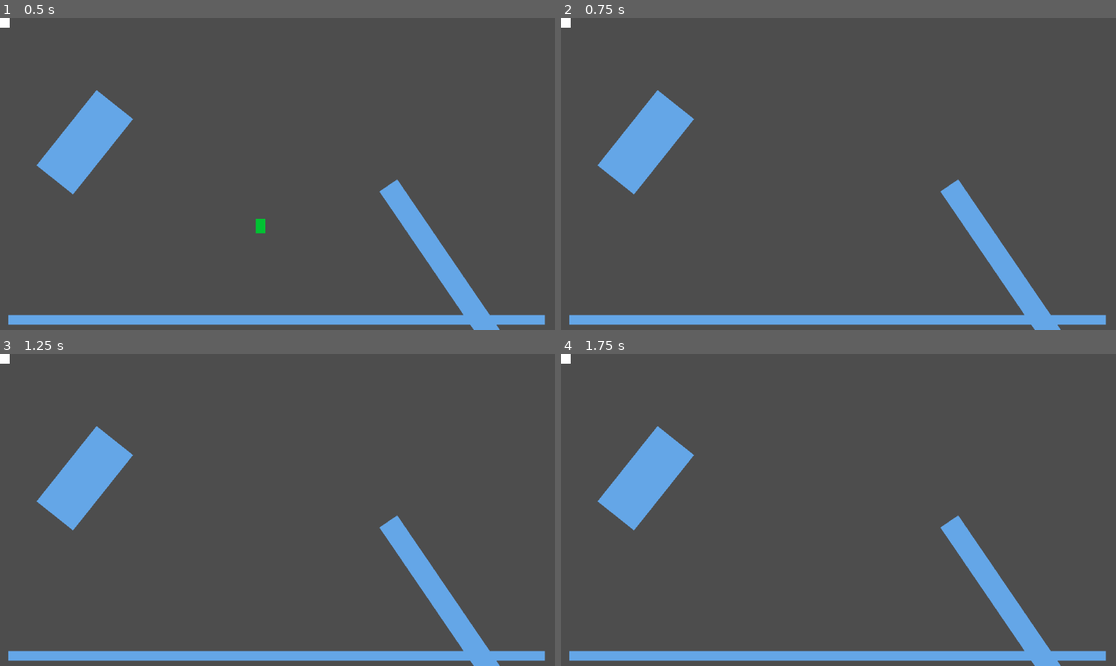
Above: before the commit, frames 1-4 (two rows, left to right).
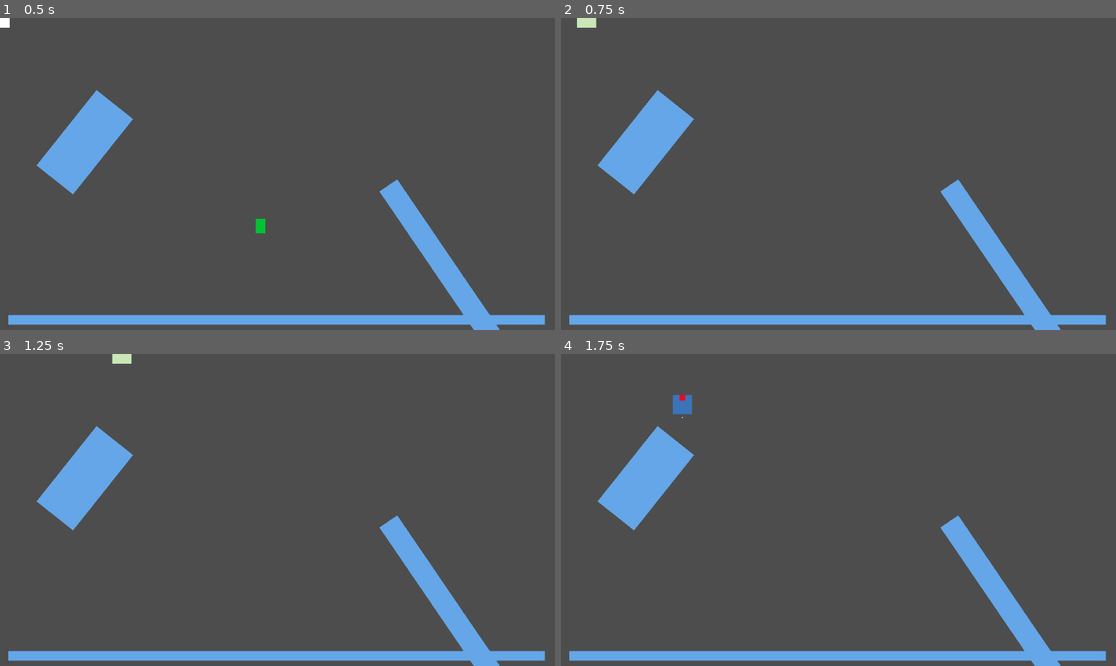
Above: after the commit, the same moments.

Repository: WellHatchedOne/sea-np-gmtk2024
Game: Godot game, scene res://Davis/davis_main.tscn
Two runs of this game, one before a commit and one after it. Both use one fixed random seed, a clock stepped at 60 frames per second and the inputs below. This scene is started directly instead of the project's main scene.
Inputs:
- Up to frame 1 (0.5 s): no input
- Up to frame 2 (0.75 s): tap Enter at 0.5 s; hold D (move_right) from 0.53 s (still down); hold Space (change_color) from 0.53 s (still down)
- Up to frame 3 (1.25 s): keep holding D (move_right); keep holding Space (change_color)
- Up to frame 4 (1.75 s): release D (move_right) at 1.28 s; release Space (change_color) at 1.28 s; hold S (move_down) from 1.28 s (still down); tap Space (change_color) at 1.35 s

Frame 1 is identical in both runs. In frame 2, 0.2% of the frame differs, in the area x 0-7%, y 0-4%; in frame 3, 0.2%; in frame 4, 0.3%, in the area x 0-24%, y 0-21%.
Error before the commit: Parse Error: Expected identifier after "." for attribute access. (res://Davis/Entities/Characters/meleeAttacker.gd:18)

Commit message:
Initial bug fixes

Diff:
--- a/Davis/Entities/Bullets/bullet.gd
+++ b/Davis/Entities/Bullets/bullet.gd
@@ -1,5 +1,5 @@
 extends Node
-class_name Bullet
+#class_name Bullet
 
 
 # Called when the node enters the scene tree for the first time.
--- a/Davis/Entities/Characters/meleeAttacker.gd
+++ b/Davis/Entities/Characters/meleeAttacker.gd
@@ -3,6 +3,7 @@
 @export var speed: float = 400
 @export var bulletSpeed: float = 50
 @export var health: int = 1
+
 
 var bullet_scene = preload("res://Davis/Entities/Bullets/bullet.tscn")
 
@@ -14,8 +15,9 @@
 func _shoot():
 	# create projectile in front
 	# give projectile velocity forwards
-	var new_bullet = bullet_scene.instance()
-	new_bullet.
+	var new_bullet = bullet_scene.instantiate()
+
+	#new_bullet.
 	add_child(new_bullet)
 
 
--- a/Davis/davis_main.tscn
+++ b/Davis/davis_main.tscn
@@ -24,6 +24,3 @@
 position = Vector2(541, 432)
 
 [node name="MeleeAttacker" parent="." instance=ExtResource("3_0qp6j")]
-speed = null
-bulletSpeed = null
-health = null
